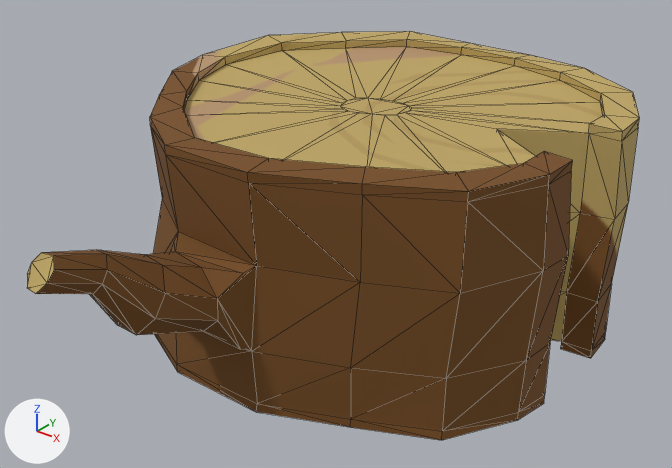
One commit to the FBX model Assets/Models/Environment/Log_01.FBX: the scene before it, then after it.
Rendered twice from a 50 mm camera at (1.765, -1.283, 0.512) aimed at (0.837, -0.122, -0.208). The axes (+X, +Y, +Z) are drawn at lower left. The lights are the same throughout. Mesh edges are drawn as thin lines. Where no turn or scale is listed for an object, it has been applied to the vertices.

Names of what the first picture shows: 'Log_01'.
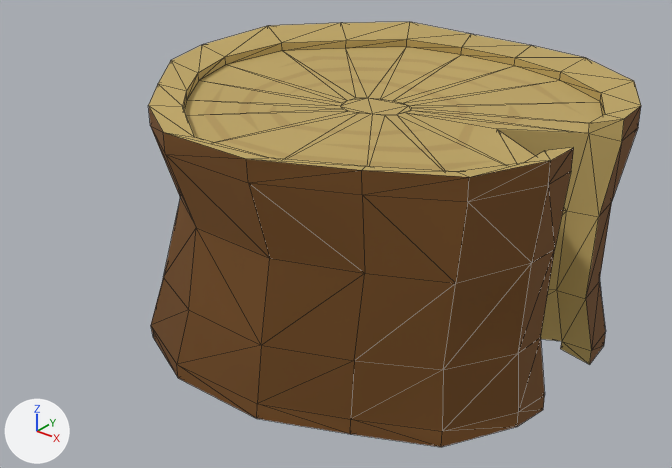
The change in detail:
me_mesh is used by ob_log_01; location (0.837, 0.0, 0.0).
me_mesh had 270 vertices, 536 faces and spanned x -0.446..0.416, y -0.699..0.45, z -0.422..0.032.
me_mesh now has 234 vertices, 464 faces and spans x -0.446..0.411, y -0.405..0.443, z -0.436..0.052.
Part 1, on me_mesh:
40 vertices are removed from x -0.136..0.064, y -0.699..-0.375, z -0.296..-0.043.
88 faces are deleted.
15 vertices in x -0.355..0.354, y -0.34..0.377, z 0.01..0.026 move by (0.0, 0.0, 0.001).
7 vertices in x -0.306..0.337, y -0.395..0.443, z -0.412..-0.39 move by (0.0, 0.0, -0.013).
6 vertices in x -0.407..0.407, y -0.4..0.153, z -0.422..-0.401 move by (0.0, 0.0, -0.014).
4 vertices in x -0.446..0.408, y 0.002..0.381, z 0.014..0.031 move by (0.0, 0.0, 0.02).
4 vertices in x -0.269..0.407, y -0.404..0.422, z -0.002..0.019 move by (0.0, -0.001, 0.021).
3 vertices in x -0.402..0.341, y 0.152..0.366, z 0.017..0.032 move by (-0.001, -0.001, 0.02).
58 vertices move from x -0.442..0.416, y -0.389..0.45, z -0.414..0.019 to x -0.443..0.411, y -0.389..0.431, z -0.427..0.04.
4 vertices are added at (-0.126, -0.367, -0.296), (0.054, -0.379, -0.29), (-0.114, -0.346, -0.145), (0.063, -0.362, -0.139).
16 new faces join them.
me_mesh part 2: 442 kept faces spanning x -0.446..0.411, y -0.405..0.443, z -0.436..0.052 get new texture (UV) coordinates.

Location of each change, (x1, y1, x2, y2) in pixels of the pictures (672 x 468 px):
'Log_01', reshaped (20% narrower): before (27, 31, 640, 440); after (148, 22, 641, 447)
part 1 of me_mesh, cut back: before (27, 31, 640, 440); after (148, 22, 641, 447)
part 2 of me_mesh, surface changed (brown to yellow): (184, 47, 603, 172) in both
